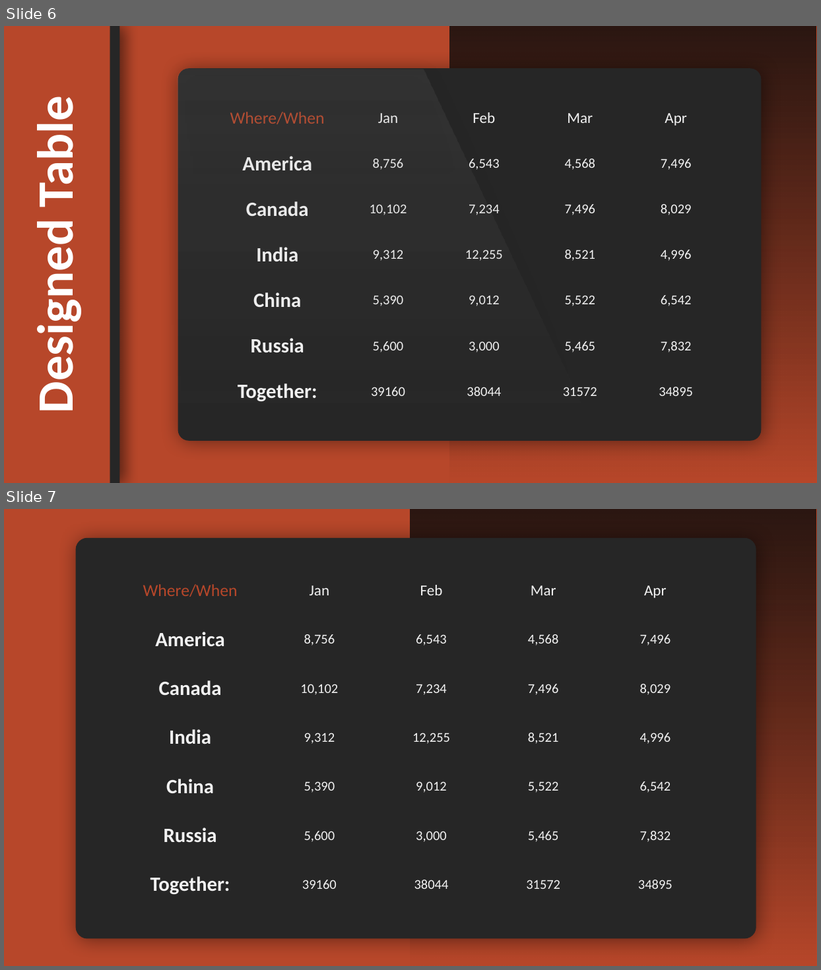
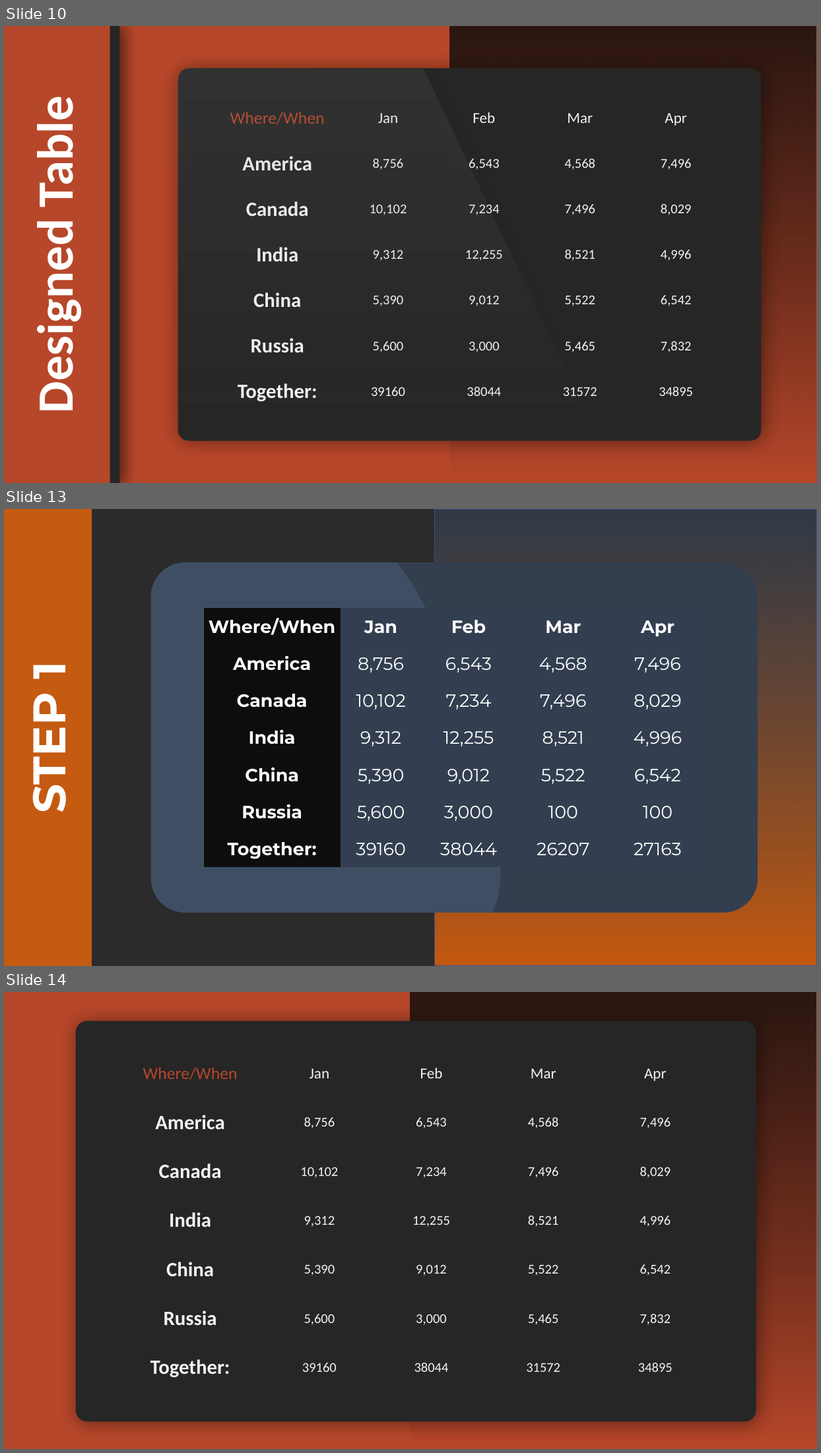
Before and after one commit to tranthanhbinh2603/PPTmasterclassV6_Powerpoint_from_A_to_Z, a slide deck: Section 11 - Tables in PowerPoint/Learning.pptx. Shown one above the other, each under a label of ours: slides 6 and 7 before the commit, slides 10, 13 and 14 after it; the slides between them are not shown. The pictures are 821x970 and 821x1453 pixels, drawn with LibreOffice and Linux fonts; fonts in the diff are those of the drawing; background and template pictures are left out; a plain dark background stands for a picture behind light text. Boxes give left, top, right and bottom in pixels: in the first picture for what was removed or moved away, otherwise in the second. Text is boxed around its words. In the diff, an @@ line names an element or a change of style, - is before the commit and + after.

```diff
--- a/Section 11 - Tables in PowerPoint/Learning.pptx
+++ b/Section 11 - Tables in PowerPoint/Learning.pptx
@@ slide 13 added at <box>4,509,817,966</box>, background picture (left out) @@
@@ rectangle added at <box>4,509,92,966</box>, fill #C55A11 @@
@@ rectangle added at <box>435,509,817,966</box>, fill gradient #C55A11 to #333F50, outline #325491 1 pt @@
@@ rounded rectangle added at <box>151,562,758,913</box>, fill #333F50 @@
@@ freeform shape added at <box>151,562,501,913</box>, fill #3F4E63 @@
@@ table added at <box>203,608,705,867</box>, 7 rows, 5 columns @@
+Where/When | Jan | Feb | Mar | Apr
+America | 8,756 | 6,543 | 4,568 | 7,496
+Canada | 10,102 | 7,234 | 7,496 | 8,029
+India | 9,312 | 12,255 | 8,521 | 4,996
+China | 5,390 | 9,012 | 5,522 | 6,542
+Russia | 5,600 | 3,000 | 100 | 100
+Together: | 39160 | 38044 | 26207 | 27163
@@ text added at <box>15,665,79,810</box>, 54 pt, text #FFFFFF, bold @@
+STEP 1
@@ what was slide 6 is now slide 10 @@
@@ what was slide 7 is now slide 14 @@
```
Also in this commit, not shown: 6 other slides added.
